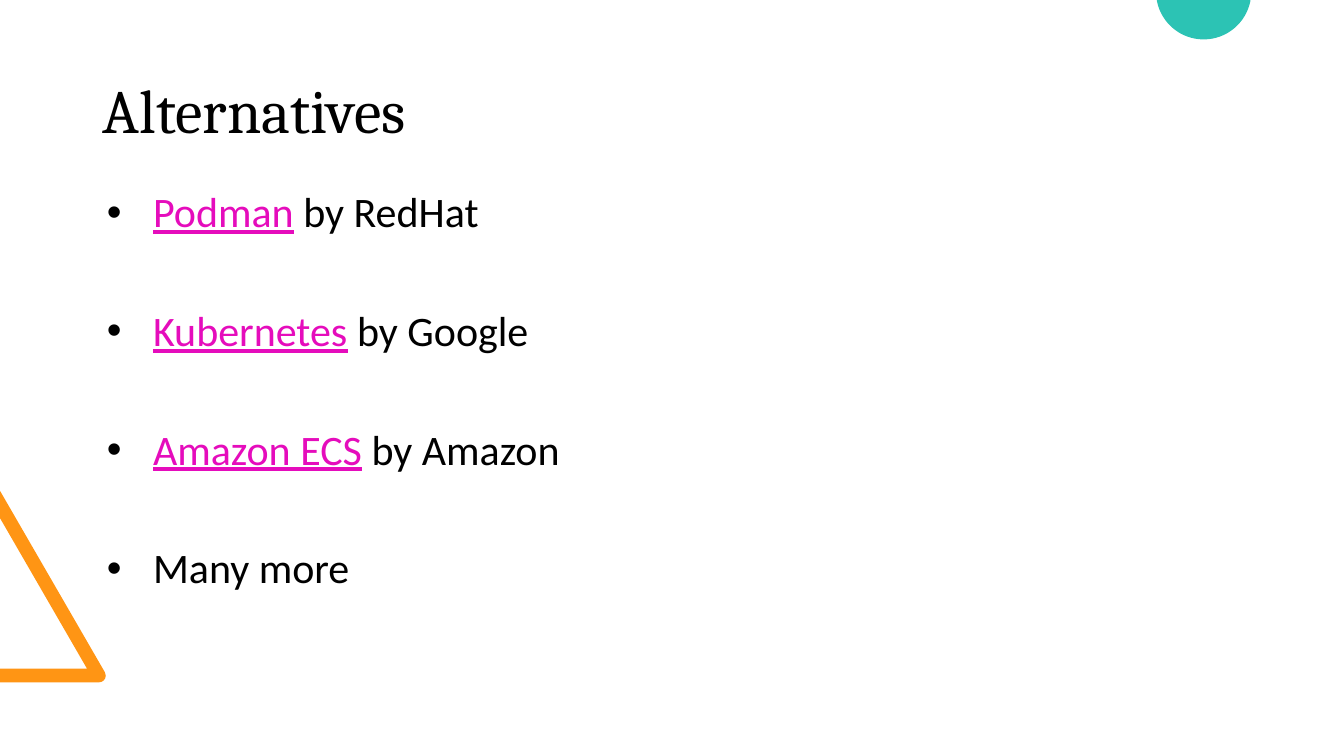
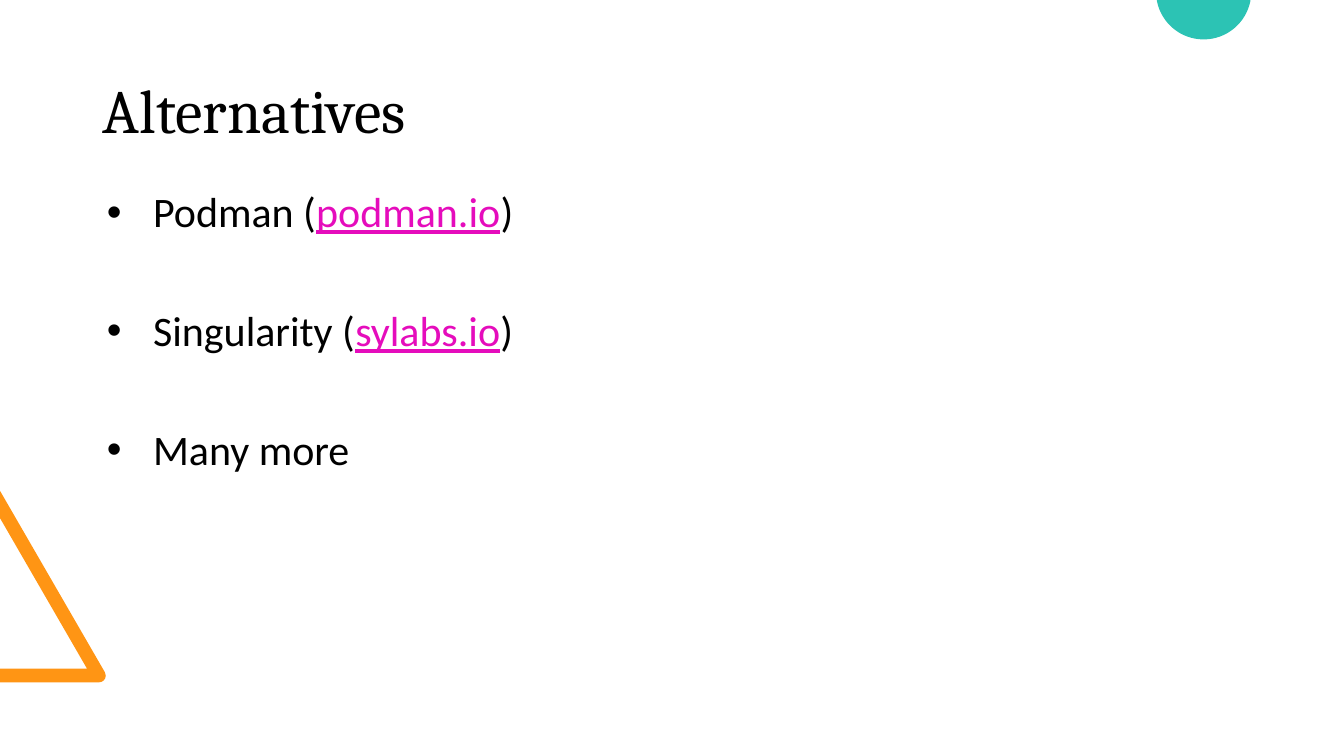
Before and after one commit to nembrinj/protofablab, a slide deck: slide 7 of presentations/Docker Containers.pptx. Drawn at 1344x756 pixels with LibreOffice and Linux fonts; fonts in the diff are those of the drawing. Boxes give left, top, right and bottom in pixels: in the first picture for what was removed or moved away, otherwise in the second. Text is boxed around its words. In the diff, an @@ line names an element or a change of style, - is before the commit and + after.

```diff
--- a/presentations/Docker Containers.pptx
+++ b/presentations/Docker Containers.pptx
@@ text at (153,196,513,354): text changed; text colour #E50CBC to #000000 @@
-• Podman by RedHat
-• Kubernetes by Google
-• Amazon ECS by Amazon
+• Podman (podman.io)
+• Singularity (sylabs.io)
```
Also in this commit, not shown: 5 other slides changed, 3 slides added, 1 slide removed.
